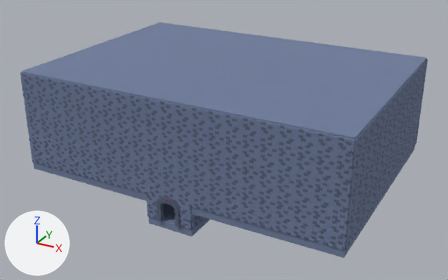
The glTF model BaseFramework 3D/Asset/Models/Stage/CombatRoom_21x15/CombatRoom_21x15.gltf, before and after one commit.
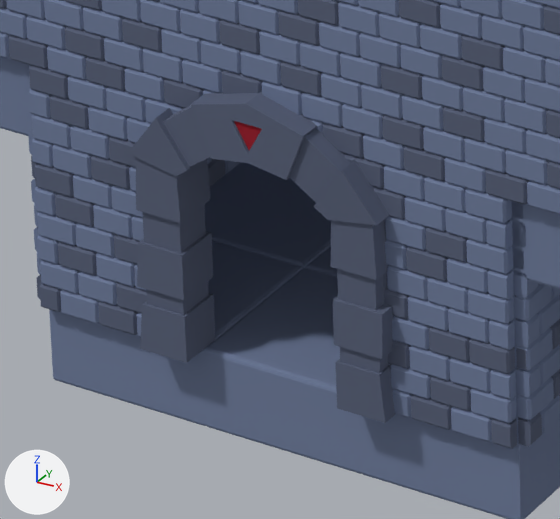
There are two pictures of each version: one whole from a 50 mm lens placed at (35.7, -66.8, 38.0), pointed at (-0.4, -1.2, 5.1), one close up on the part from 32% to 44% of the width and 67% to 84% of the height. The axes (+X, +Y, +Z) are drawn at lower left. The lights are the same throughout. The first two pictures are the older version. Where no turn or scale is listed for an object, it has been applied to the vertices.

Names of what the first close-up shows: 'ArmW-3_-15', 'ArmW3_-15', 'FloorPit_-9_-3.001', 'FloorTop_-15_-9', 'FloorTop_-15_3', 'Gate_Entrance', 'OutW_-1', 'OutW_-3', 'OutW_-5', 'OutW_1', 'OutW_3' and 1 more.
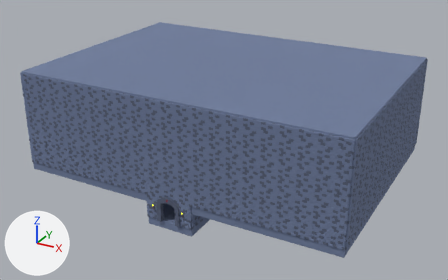
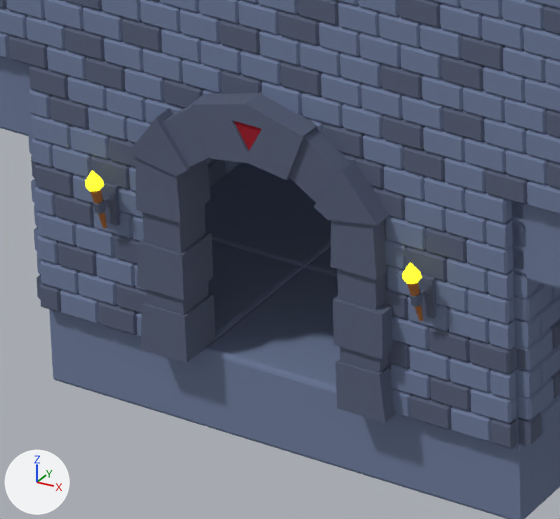
Changed parts and their boxes (x1, y1, x2, y2) in the close-ups (560 x 519 px):
'Torch_OutE_3.003', added: after (402, 262, 436, 321)
    faces in mat_dark_grey_001 (dark blue #576078): (410, 274, 436, 318)
    faces in mat_emissive_yellow (yellow #fffd30, glowing yellow #fffd30): (402, 262, 422, 284)
    faces in mat_light_brown (brown #a66632): (407, 283, 423, 321)
'Torch_OutE_3.004', added: after (85, 170, 120, 228)
    faces in mat_dark_grey_001 (dark blue #576078): (93, 182, 120, 226)
    faces in mat_emissive_yellow (yellow #fffd30, glowing yellow #fffd30): (85, 170, 104, 191)
    faces in mat_light_brown (brown #a66632): (90, 189, 107, 228)

The change in detail:
Material 'light brown' (mat_light_brown) is new.
Its base color is (0.381, 0.133, 0.0319) (brown #a66632).
Its roughness is 1.0.
Material 'emissive yellow' (mat_emissive_yellow) is new.
Its base color is (1.0, 0.982, 0.0296) (yellow #fffd30).
Its roughness is 1.0.
Its emission color is (1.0, 0.982, 0.0296) (yellow #fffd30).
Its emission strength is 1.0.
Mesh me_torch_004 is new.
It has 78 vertices, 152 faces and spans x -0.109..0.109, y -0.519..-0.143, z -0.148..0.647.
Faces by material slot: [76, 52, 24].
It uses material mat_dark_grey_001 (dark blue #576078).
It uses material mat_light_brown (brown #a66632).
It uses material mat_emissive_yellow (yellow #fffd30, glowing yellow #fffd30).
Object 'Torch_OutE_3.004' (ob_torch_oute_3_004) is new; it shows me_torch_004.
Its location is (-2.0, -15.0, 1.5).
Object 'Torch_OutE_3.003' (ob_torch_oute_3_003) is new; it shows a copy of me_torch_004.
Its location is (2.0, -15.0, 1.5).
